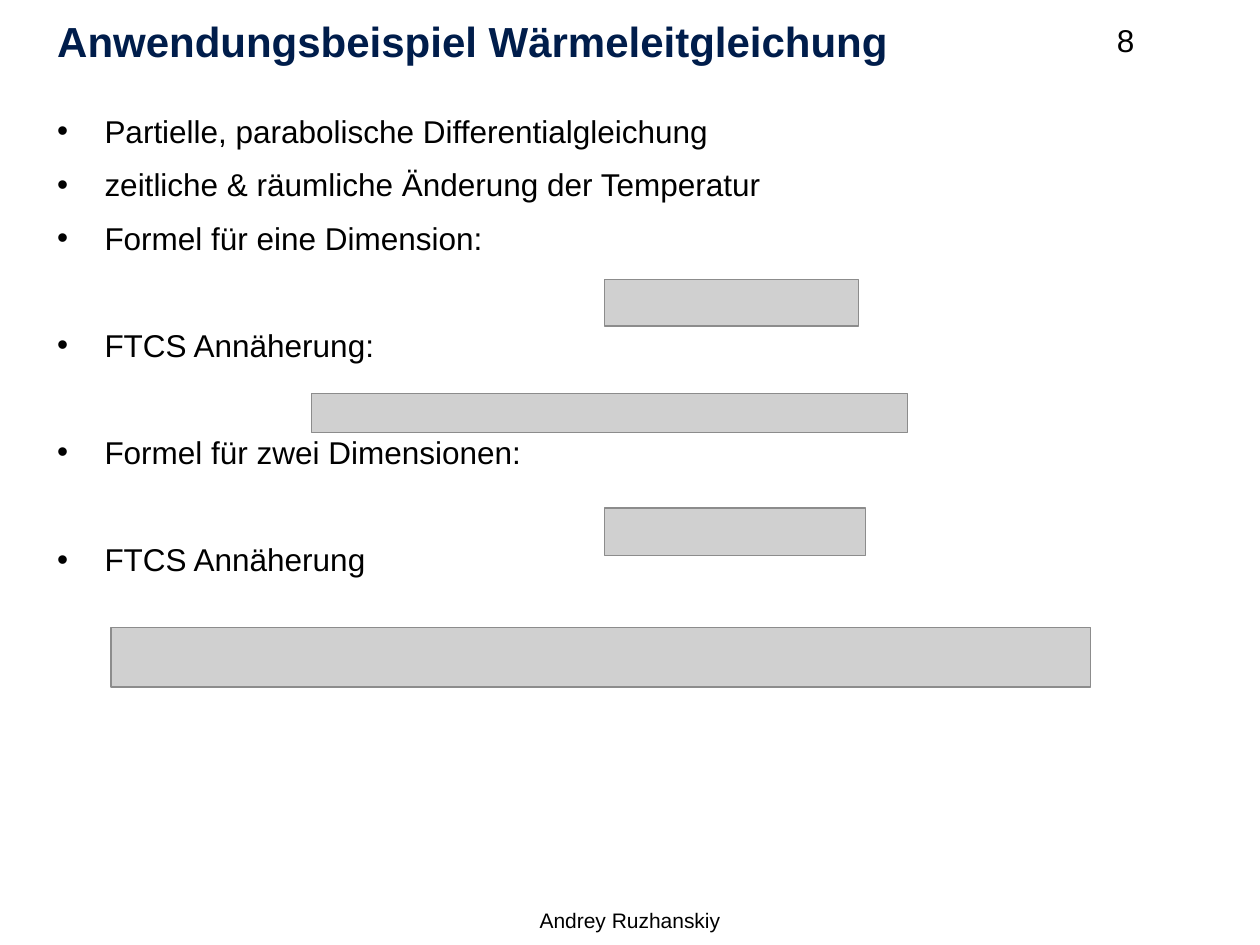
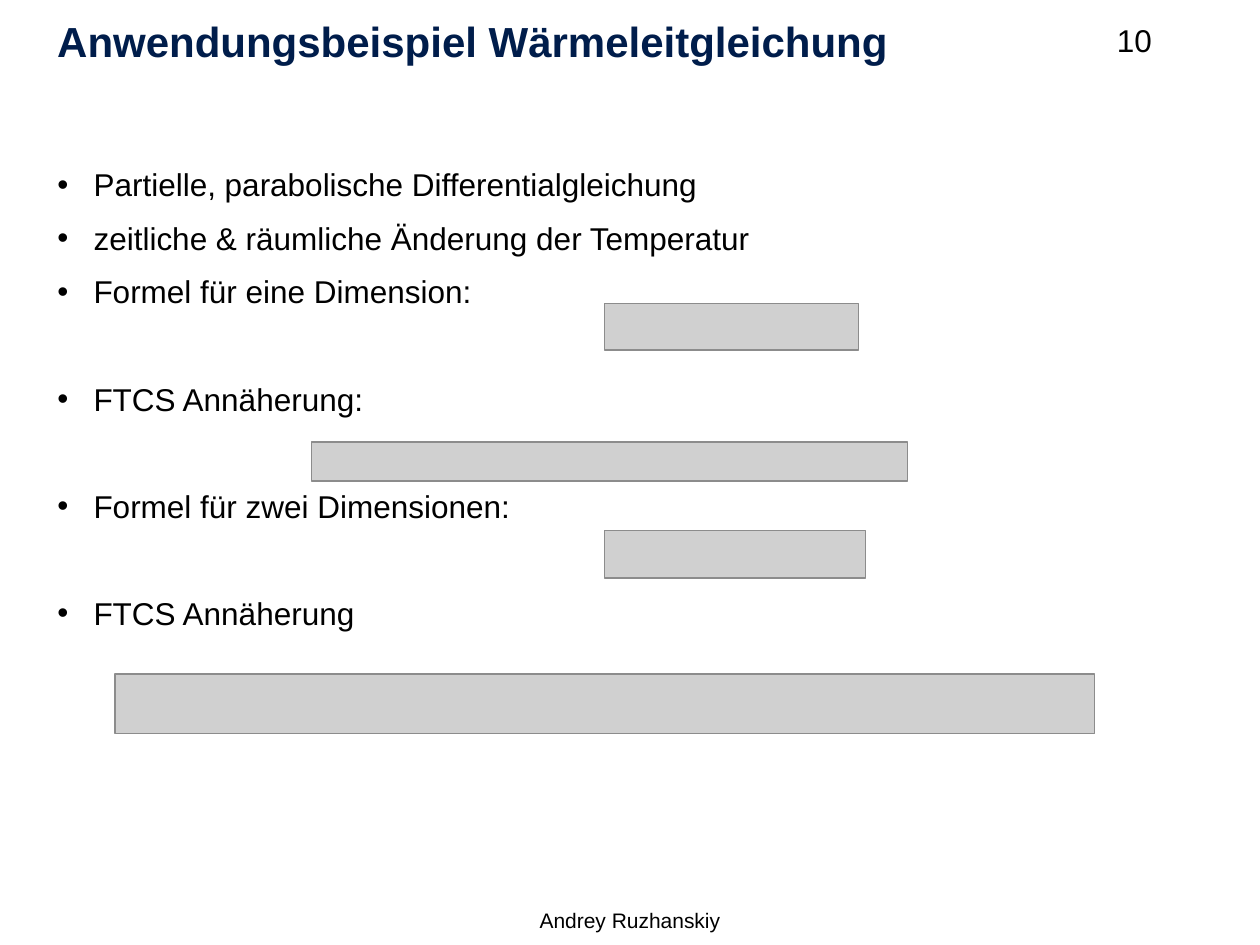
Before and after one commit to Setahero/HPC_Kokkos_HS, a slide deck: slide 10 of Hauptseminar HPC.pptx (slide 8 before the commit). Drawn at 1260x945 pixels with LibreOffice and Linux fonts; fonts in the diff are those of the drawing; grey boxes stand for pictures; background and template pictures are left out. Boxes give left, top, right and bottom in pixels: in the first picture for what was removed or moved away, otherwise in the second. Text is boxed around its words. In the diff, an @@ line names an element or a change of style, - is before the commit and + after.

```diff
--- a/Hauptseminar HPC.pptx
+++ b/Hauptseminar HPC.pptx
@@ page number at (x1=1117, y1=30, x2=1152, y2=53): text changed @@
-8
+10
@@ text "Partielle, parabolische Differentialgleichung" at (x1=94, y1=173, x2=749, y2=631): list level 1 to 2 in "Partielle, parabolische Differentialgleichung"; list level 1 to 2 in "zeitliche & räumliche Änderung der ..."; list level 1 to 2 in "Formel für eine Dimension:"; list level 1 to 2 in "FTCS Annäherung:"; list level 1 to 2 in "Formel für zwei Dimensionen:"; list level 1 to 2 in "FTCS Annäherung" @@
@@ picture moved from (x1=605, y1=280, x2=858, y2=326) to (x1=605, y1=304, x2=858, y2=350) @@
@@ picture moved from (x1=311, y1=393, x2=907, y2=432) to (x1=311, y1=442, x2=907, y2=481) @@
@@ picture moved from (x1=605, y1=508, x2=866, y2=556) to (x1=605, y1=530, x2=866, y2=578) @@
@@ picture moved from (x1=111, y1=627, x2=1091, y2=687) to (x1=115, y1=674, x2=1095, y2=733) @@
```
Also in this commit, not shown: 9 other slides changed, 3 slides added, 1 slide removed.
